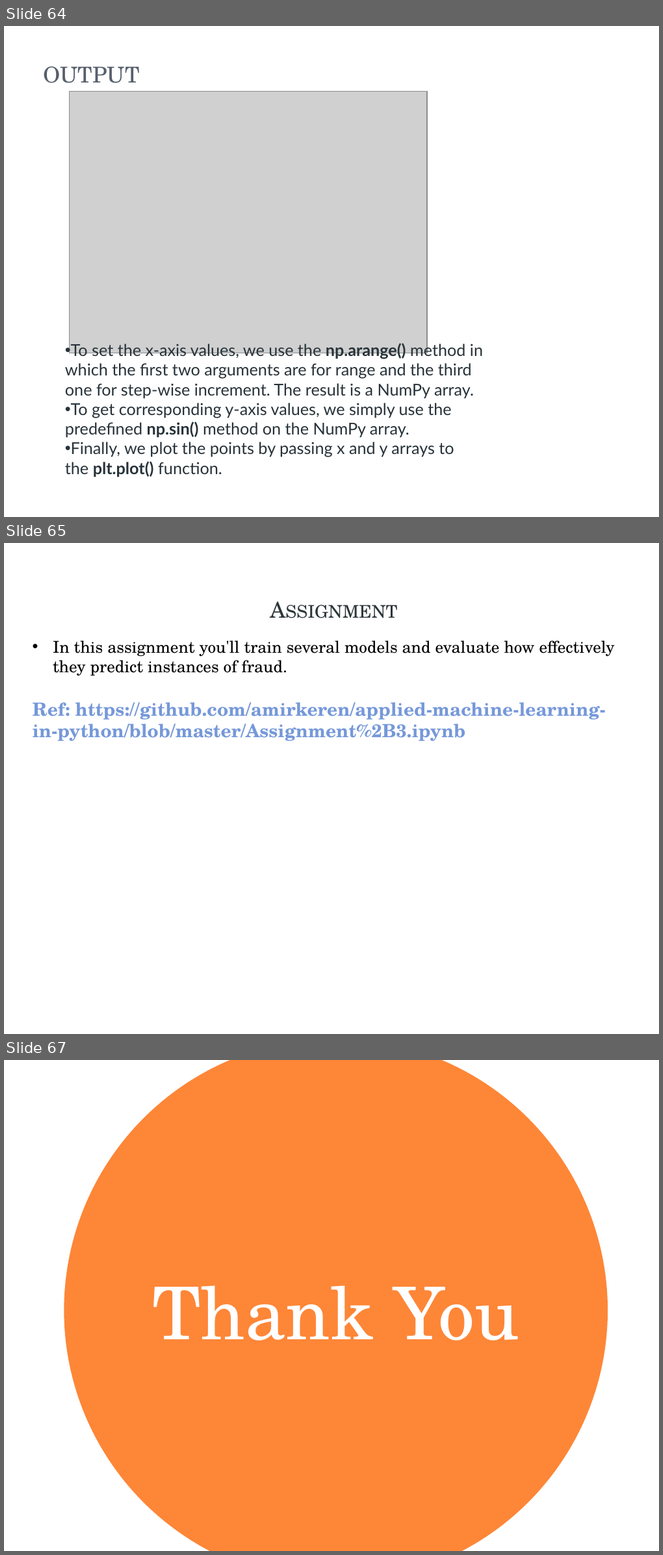
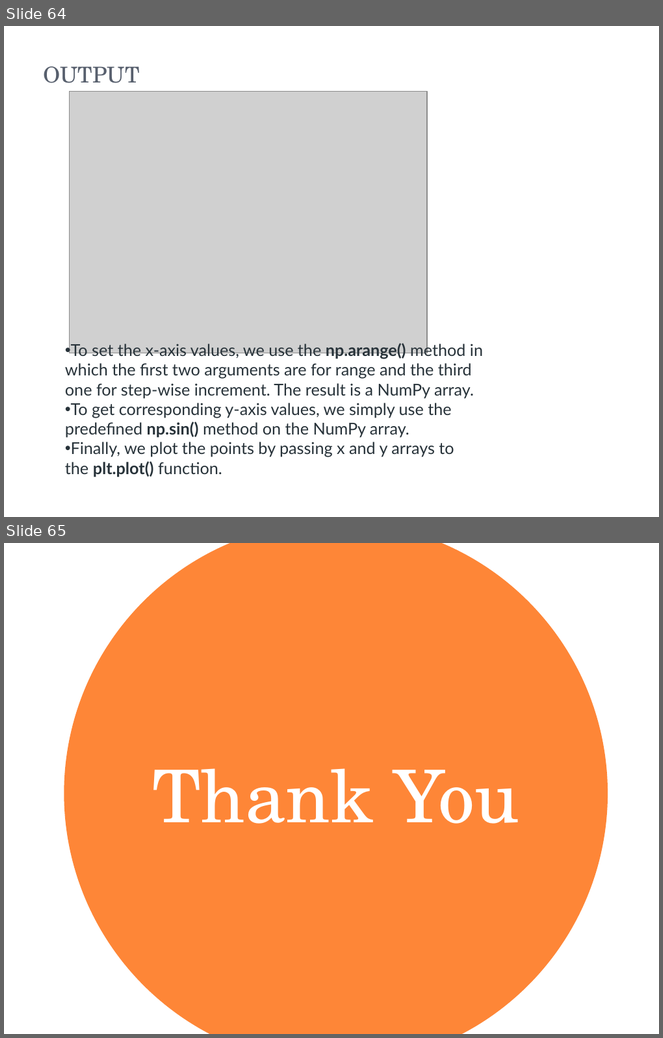
Before and after one commit to keonicsx/Code_Storage, a slide deck: ppt_m4/Module 4.pptx. Shown one above the other, each under a label of ours: slides 64, 65 and 67 before the commit, slides 64 and 65 after it; the slides between them are not shown. The pictures are 663x1555 and 663x1038 pixels, drawn with LibreOffice and Linux fonts; fonts in the diff are those of the drawing; grey boxes stand for pictures. Boxes give left, top, right and bottom in pixels: in the first picture for what was removed or moved away, otherwise in the second. Text is boxed around its words. In the diff, an @@ line names an element or a change of style, - is before the commit and + after.

```diff
--- a/ppt_m4/Module 4.pptx
+++ b/ppt_m4/Module 4.pptx
@@ slide 65 removed at (x1=4, y1=543, x2=659, y2=1034), background #FFFFFF @@
@@ text removed at (x1=33, y1=641, x2=615, y2=741) @@
-• In this assignment you'll train several models and evaluate how effectively they predict instances of fraud.
-Ref: https://github.com/amirkeren/applied-machine-learning-in-python/blob/master/Assignment%2B3.ipynb
@@ title removed at (x1=107, y1=642, x2=194, y2=656) @@
-Assignment
@@ what was slide 67 is now slide 65 @@
```
Also in this commit, not shown: 17 slides changed, 1 slide added, 2 other slides removed, 3 other files.
